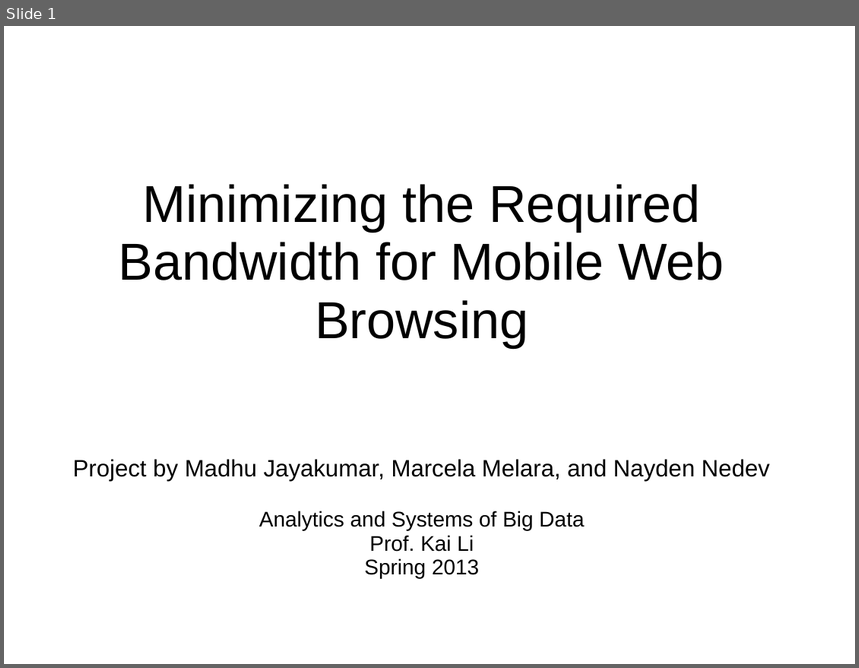
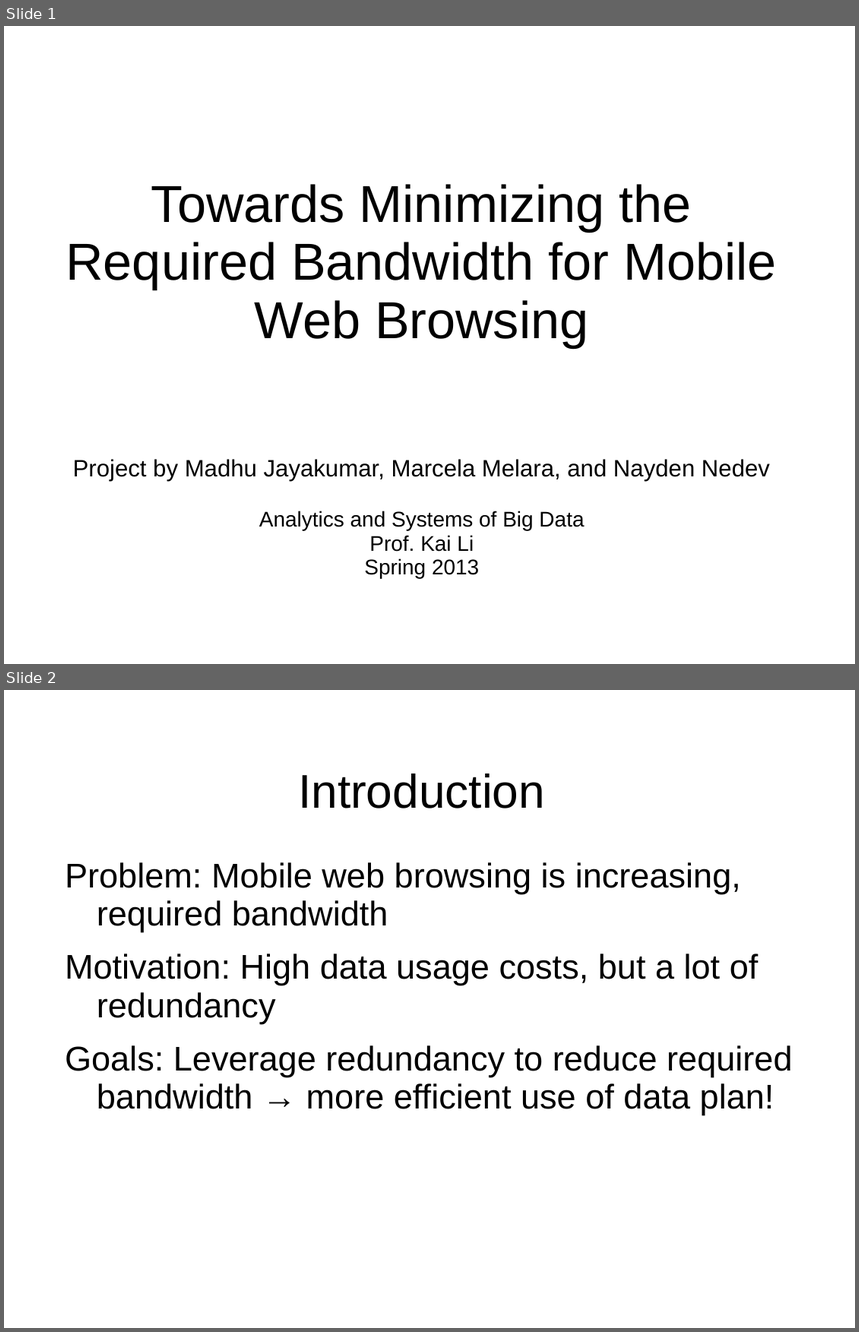
Before and after one commit to masomel/big-data-project, a slide deck: paper/Presentation_May17.ppt. Shown one above the other, each under a label of ours: slide 1 before the commit, slides 1 and 2 after it. The pictures are 859x668 and 859x1332 pixels, drawn with LibreOffice and Linux fonts; fonts in the diff are those of the drawing; background and template pictures are left out. Boxes give left, top, right and bottom in pixels: in the first picture for what was removed or moved away, otherwise in the second. Text is boxed around its words. In the diff, an @@ line names an element or a change of style, - is before the commit and + after.

```diff
--- a/paper/Presentation_May17.ppt
+++ b/paper/Presentation_May17.ppt
@@ slide 2 added at (x1=4, y1=690, x2=855, y2=1328), background picture (left out) @@
@@ title added at (x1=298, y1=774, x2=545, y2=809), 40 pt, text #000000 @@
+Introduction
@@ text added at (x1=65, y1=863, x2=792, y2=1116), 29 pt, text #000000 @@
+Problem: Mobile web browsing is increasing, required bandwidth
+Motivation: High data usage costs, but a lot of redundancy
+Goals: Leverage redundancy to reduce required bandwidth → more efficient use of data plan!
@@ slide 1 changed as well @@
@@ text at (x1=66, y1=184, x2=777, y2=347): text changed @@
-Minimizing the Required Bandwidth for Mobile Web Browsing
+Towards Minimizing the Required Bandwidth for Mobile Web Browsing
```
Also in this commit, not shown: 3 other slides changed, 3 other slides added, 5 slides removed.
